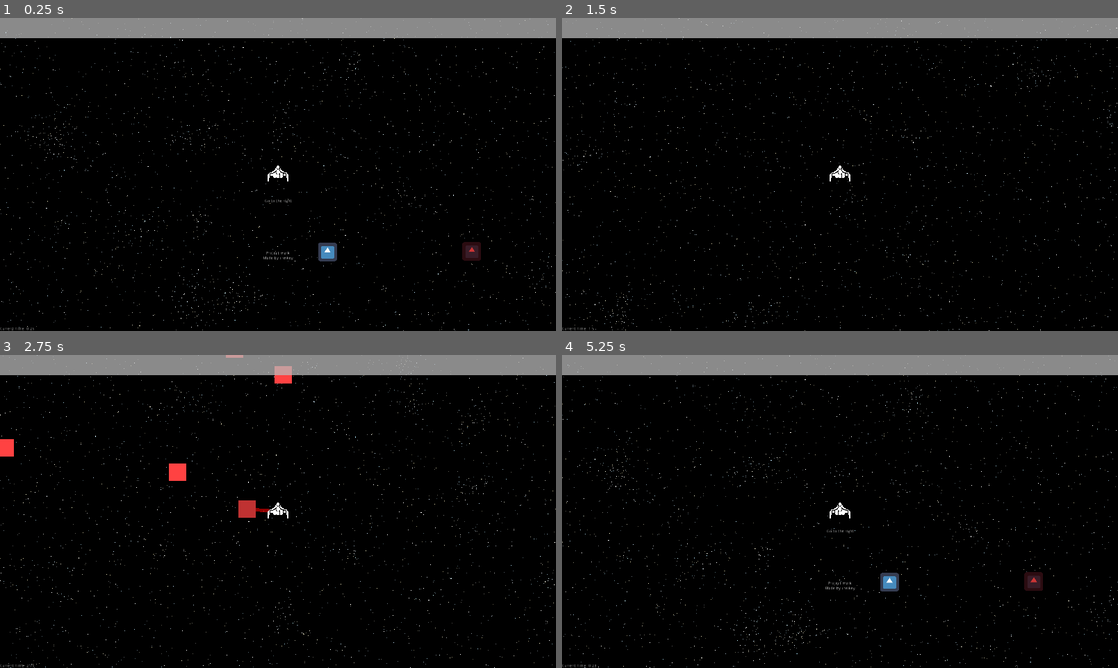
Above: before the commit, frames 1-4 (two rows, left to right).
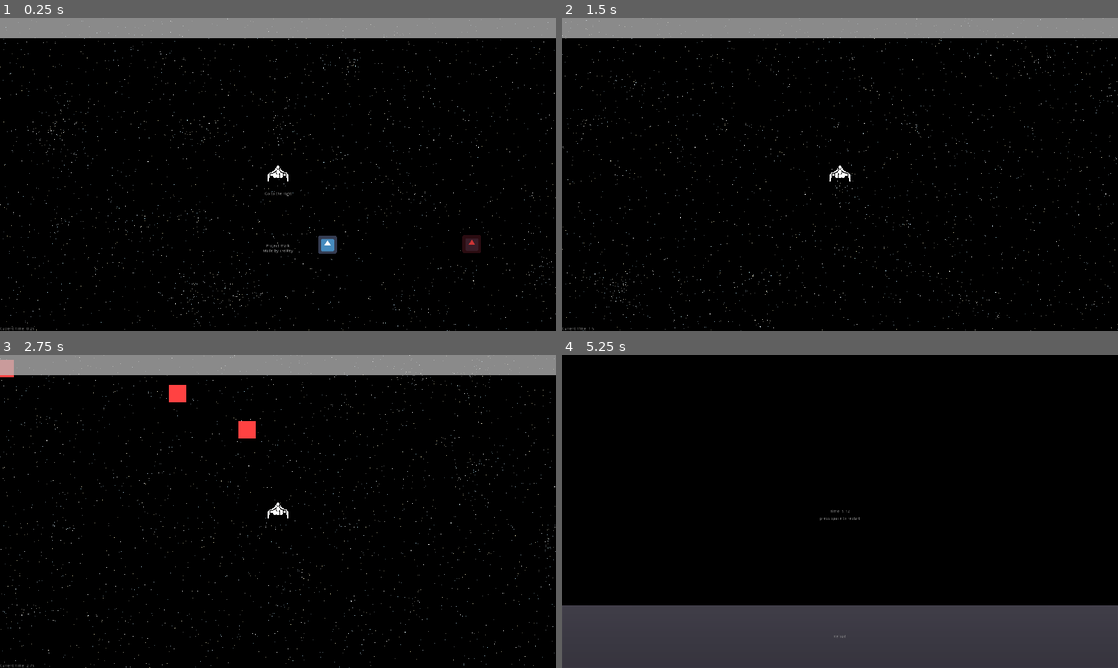
Above: after the commit, the same moments.

Repository: lajollagamesclub/project-mark
Game: Godot game, scene res://Main.tscn
Two runs of this game, one before a commit and one after it. Both use one fixed random seed, a clock stepped at 60 frames per second and the inputs below. The engine's default icon, where the game draws it, is replaced by a stand-in: a white triangle on a blue panel in a dark square.
Inputs:
- Up to frame 1 (0.25 s): no input
- Up to frame 2 (1.5 s): hold E (g_dash_right) 0.53-1.28 s; hold S (g_down) from 1.28 s (still down)
- Up to frame 3 (2.75 s): release S (g_down) at 2.03 s; hold E (g_dash_right) from 2.03 s (still down)
- Up to frame 4 (5.25 s): release E (g_dash_right) at 2.78 s; hold Up (g_fire_up) 2.78-3.53 s; hold Q (g_dash_left) 3.53-5.03 s; tap Space (g_reset) at 5 s; hold S (g_down) from 5.03 s (still down)

The runs differ from the first frame. In frame 1, 1.7% of the frame differs, in the area x 0-100%, y 0-100%; in frame 2, 1.2%; in frame 3, 2.3%; in frame 4, 27%.

Commit message:
Slightly slow down enemies

Diff:
--- a/src/Enemy.gd
+++ b/src/Enemy.gd
@@ -12,7 +12,7 @@
 	look_at(player_node.global_position)
 	# move_and_slide( Vector2 linear_velocity, Vector2 floor_normal=Vector2( 0, 0 ), bool stop_on_slope=false, int max_slides=4, float floor_max_angle=0.785398, bool infinite_inertia=tru
 
-	var velocity: Vector2 = Vector2(800, 0).rotated(rotation)
+	var velocity: Vector2 = Vector2(700, 0).rotated(rotation)
 
 	move_and_slide(velocity, Vector2(), false, 4, 0.78, false)
 
--- a/src/Enemy.tscn
+++ b/src/Enemy.tscn
@@ -20,3 +20,6 @@
 margin_right = 50.0
 margin_bottom = 50.0
 color = Color( 0.345098, 0.52549, 0.878431, 1 )
+__meta__ = {
+"_edit_use_anchors_": false
+}
--- a/src/PlayerTurning.gd
+++ b/src/PlayerTurning.gd
@@ -2,7 +2,7 @@
 
 const player_state = preload("res://player_state.tres")
 
-export var movement_speed = 700.0
+export var movement_speed = 600.0
 export var rotational_speed = 360.0
 
 func _process(delta):
